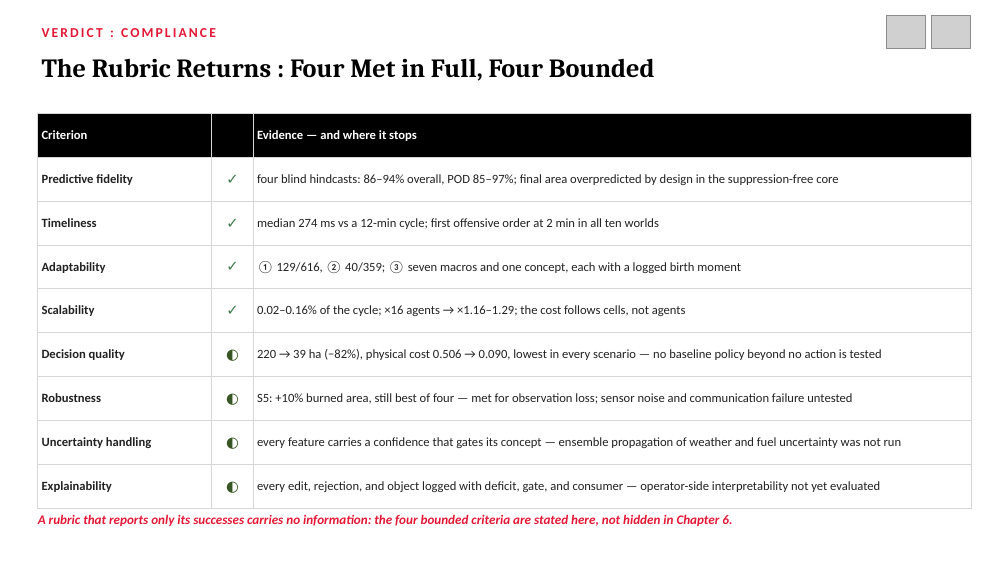
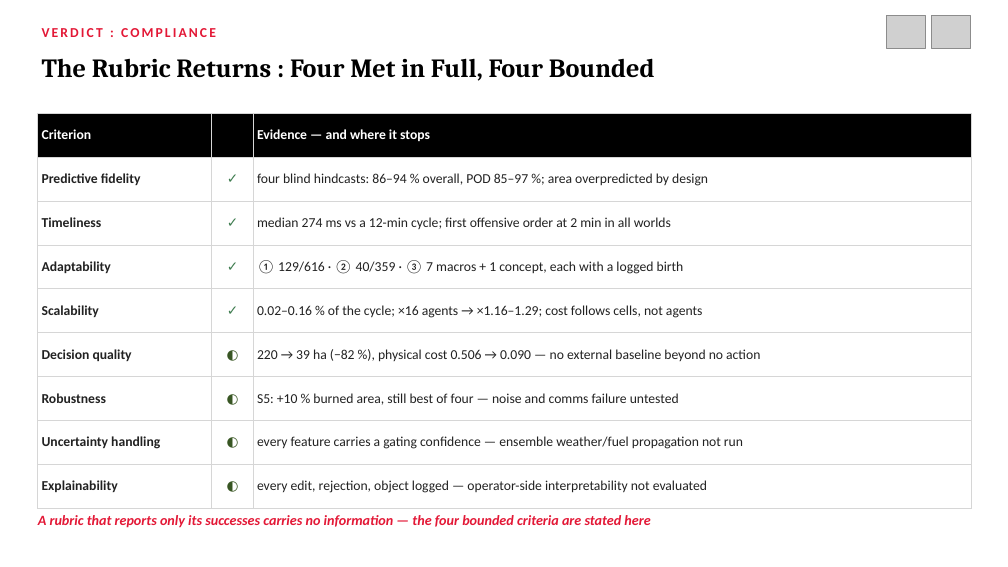
Before and after one commit to northwind13/Enhanced_DSS, a slide deck: slide 69 of 01_Thesis/DisasterAware_Presentation.pptx (slide 84 before the commit). Drawn at 1008x567 pixels with LibreOffice and Linux fonts; fonts in the diff are those of the drawing; grey boxes stand for pictures. Boxes give left, top, right and bottom in pixels: in the first picture for what was removed or moved away, otherwise in the second. Text is boxed around its words. In the diff, an @@ line names an element or a change of style, - is before the commit and + after.

```diff
--- a/01_Thesis/DisasterAware_Presentation.pptx
+++ b/01_Thesis/DisasterAware_Presentation.pptx
@@ table at [38,113,972,508] @@
-row 2, column 3: four blind hindcasts: 86–94% overall, POD 85–97%; final area overpredicted by design in the suppression-free core
+row 2, column 3: four blind hindcasts: 86–94 % overall, POD 85–97 %; area overpredicted by design
-row 3, column 3: median 274 ms vs a 12-min cycle; first offensive order at 2 min in all ten worlds
+row 3, column 3: median 274 ms vs a 12-min cycle; first offensive order at 2 min in all worlds
-row 4, column 3: ① 129/616, ② 40/359; ③ seven macros and one concept, each with a logged birth moment
+row 4, column 3: ① 129/616 · ② 40/359 · ③ 7 macros + 1 concept, each with a logged birth
-row 5, column 3: 0.02–0.16% of the cycle; ×16 agents → ×1.16–1.29; the cost follows cells, not agents
+row 5, column 3: 0.02–0.16 % of the cycle; ×16 agents → ×1.16–1.29; cost follows cells, not agents
-row 6, column 3: 220 → 39 ha (−82%), physical cost 0.506 → 0.090, lowest in every scenario — no baseline policy beyond no action is tested
+row 6, column 3: 220 → 39 ha (−82 %), physical cost 0.506 → 0.090 — no external baseline beyond no action
-row 7, column 3: S5: +10% burned area, still best of four — met for observation loss; sensor noise and communication failure untested
+row 7, column 3: S5: +10 % burned area, still best of four — noise and comms failure untested
-row 8, column 3: every feature carries a confidence that gates its concept — ensemble propagation of weather and fuel uncertainty was not run
+row 8, column 3: every feature carries a gating confidence — ensemble weather/fuel propagation not run
-row 9, column 3: every edit, rejection, and object logged with deficit, gate, and consumer — operator-side interpretability not yet evaluated
+row 9, column 3: every edit, rejection, object logged — operator-side interpretability not evaluated
@@ size 12 to 13 pt in "Criterion", "Evidence — and where it stops", "Predictive fidelity", "Timeliness" and 6 more places @@
@@ size 14 to 13 pt in "✓", "✓", "✓", "✓" and 4 more places @@
@@ text at [38,515,650,528]: text changed; size 12.5 to 13.5 pt @@
-A rubric that reports only its successes carries no information: the four bounded criteria are stated here, not hidden in Chapter 6.
+A rubric that reports only its successes carries no information — the four bounded criteria are stated here
```
Also in this commit, not shown: 56 other slides changed, 6 slides added, 22 slides removed, 1 other file.
